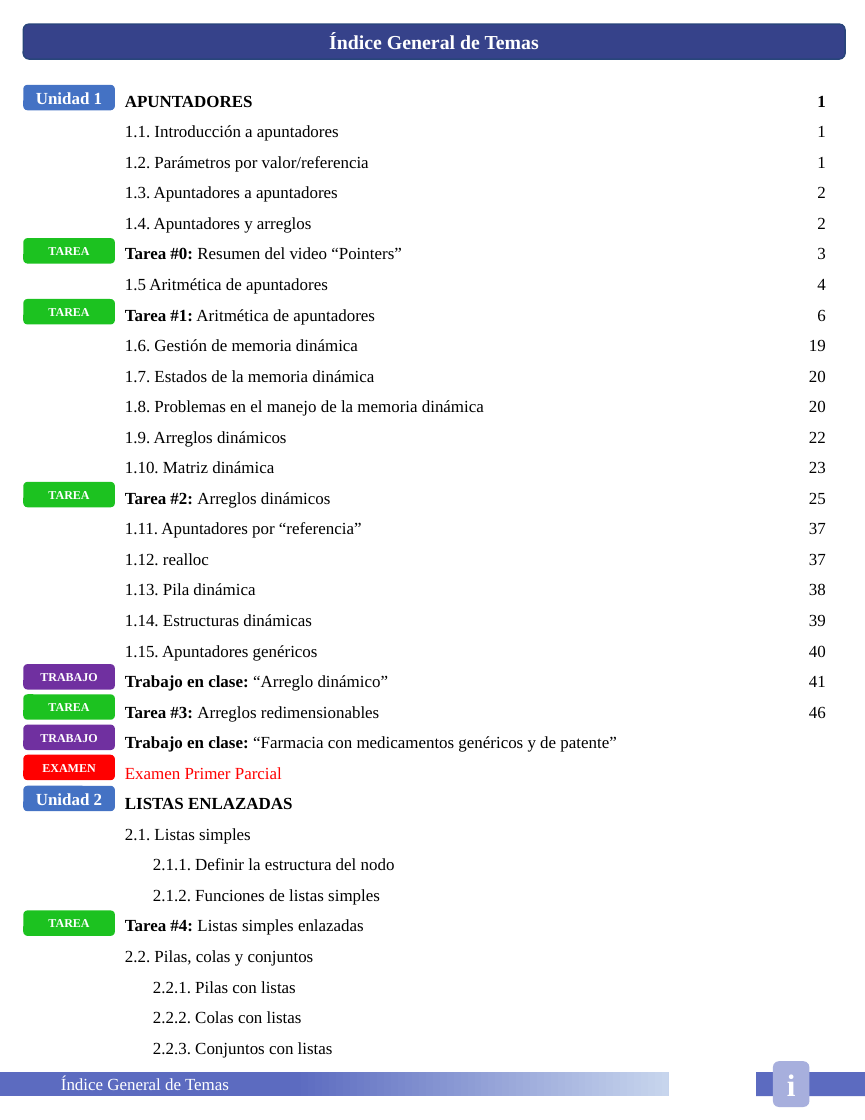
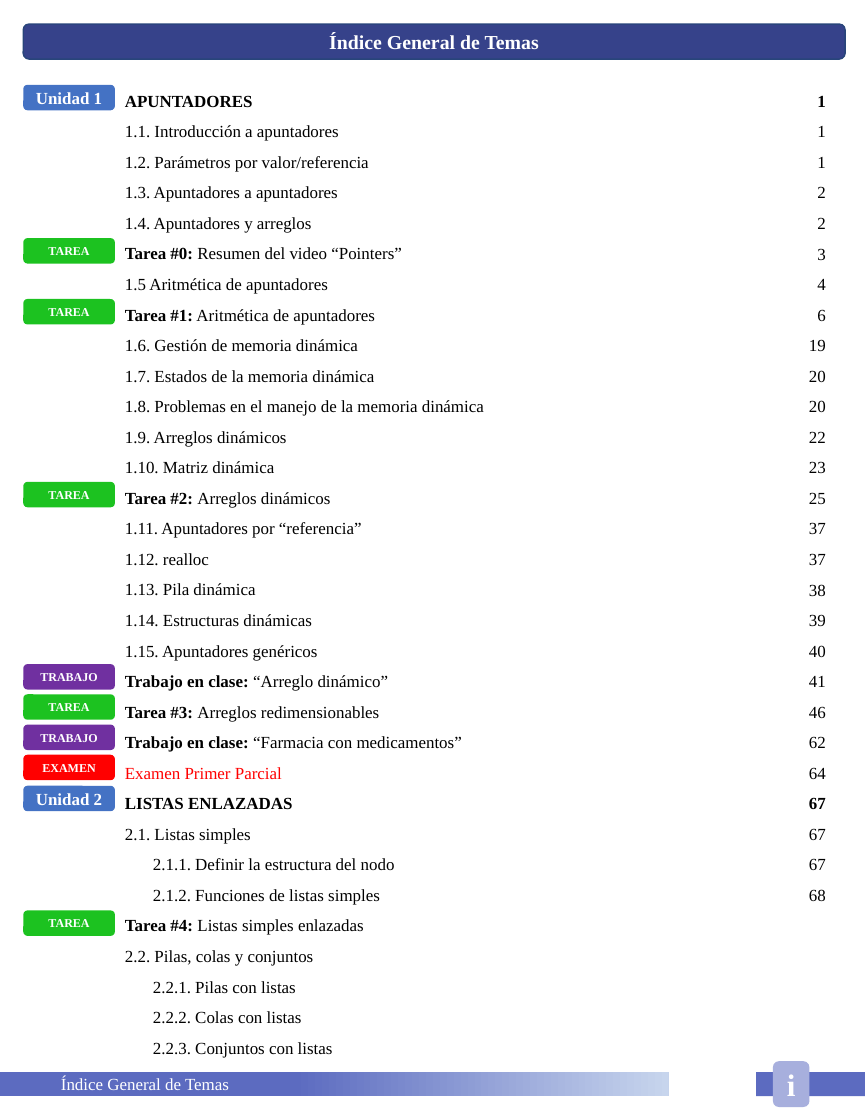
Before and after one commit to HugoEsparzaC/Libreta-Estructuras-II, a slide deck: slide 3 of Libreta Estructuras de Datos II.pptx. Drawn at 865x1120 pixels with LibreOffice and Linux fonts; fonts in the diff are those of the drawing. Boxes give left, top, right and bottom in pixels: in the first picture for what was removed or moved away, otherwise in the second. Text is boxed around its words. In the diff, an @@ line names an element or a change of style, - is before the commit and + after.

Commit message:
Unidad 1: Punteros Terminada Tarea 03 Terminada Trabajo en clase: Farmacia Terminado Examen Primer Parcial Terminado Semana 05

```diff
--- a/Libreta Estructuras de Datos II.pptx
+++ b/Libreta Estructuras de Datos II.pptx
@@ text at (125, 736, 462, 752): text changed @@
-Trabajo en clase: “Farmacia con medicamentos genéricos y de patente”
+Trabajo en clase: “Farmacia con medicamentos”
@@ text at (809, 736, 826, 901): paragraphs added @@
+62
+64
+67
+67
+67
+68
```
Also in this commit, not shown: 15 other slides changed, 21 slides added, 1 slide removed, 1 other file.
